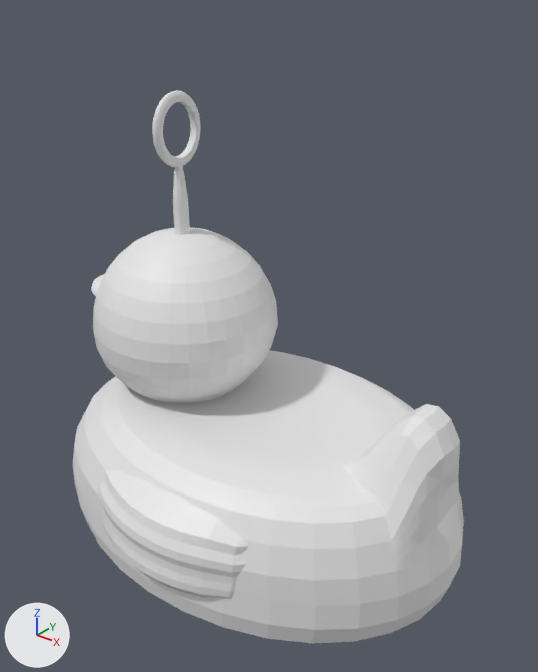
Two versions of the Blender file Assets/Models/Duck01.blend, one commit apart.
Rendered twice from a 50 mm camera at (18.7, -22.4, 21.8) aimed at (0.6, 0.2, 7.8). Arrows for +X, +Y and +Z are at lower left; the lights stay in place.

Names of what the first picture shows: 'Cylinder', 'Torus', 'Torus.001', 'beak', 'body', 'head'.
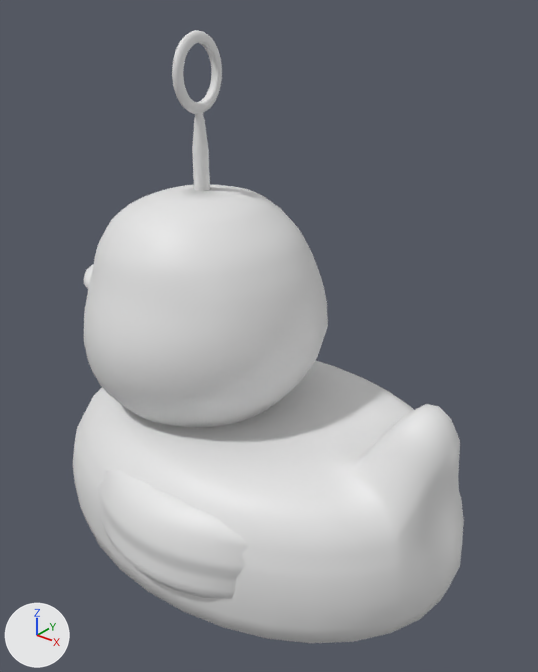
The change, as a list of edits to the scene's bpy script:
```text
Add mat_material_001:
    mat_material_001 = principled_material('Material.001')
    mat_material_001.base_color = (0.8, 0.8, 0.8)  # white #e7e7e7
Change me_sphere_001:
    used by ob_head; location = (-4.19, 0.02, 7.19); scale = (4.37, 4.2, 4.37)
    remove me_sphere_001.from_pydata(...)  # 482 vertices, 512 faces; spans x -1.01..0.99, y -1.0..1.0, z -1.0..1.0
    add me_sphere_001.from_pydata(...)  # 827 vertices, 856 faces; spans x -1.01..0.99, y -1.0..1.0, z -1.0..1.15
    me_sphere_001 part 1: 190 vertices moved from x -0.92..0.92, y -0.92..0.92, z 0.38..0.98 to x -0.96..0.96, y -0.92..0.92, z 0.35..1.06; 2 vertices removed from x -0.04..0.0, y 0.19..0.2, z 0.98; 347 vertices added at x -0.86..0.81, y -0.78..0.99, z -0.98..1.15
    me_sphere_001 part 2: 463 kept faces spanning x -1.01..0.99, y -1.0..1.0, z -1.0..1.06 are now shaded smooth
    add me_sphere_001.materials.append(mat_material_001)  # white #e7e7e7
Change ob_head:
    ob_head.location: (-4.19, 0.02, 7.19) -> (-2.78, 0.02, 7.49)
    ob_head.scale: (4.37, 4.2, 4.37) -> (5.37, 5.64, 5.37)
Change ob_beak:
    ob_beak.location: (-8.04, 0.04, 7.05) -> (-7.52, 0.04, 7.37)
    ob_beak.scale: (1.44, 1.53, 0.612) -> (1.94, 2.06, 0.822)
Change ob_cylinder:
    ob_cylinder.location: (-4.16, 0.01, 11.95) -> (-2.84, 0.01, 14.28)
Change ob_torus_001:
    ob_torus_001.location: (-4.14, 0.01, 15.97) -> (-2.82, 0.01, 18.29)
```

Location of each change, (x1, y1, x2, y2) in pixels of the pictures (538 x 672 px):
'head', reshaped, moved, rescaled (32% wider, 38% taller): before (93, 227, 278, 403); after (84, 184, 328, 428)
'Torus.001', moved: before (152, 91, 201, 167); after (172, 30, 222, 114)
'Cylinder', moved: before (173, 165, 190, 235); after (192, 112, 210, 191)
'beak', moved, rescaled: before (91, 274, 105, 296); after (84, 264, 94, 289)
part 1 of me_sphere_001, built on: before (94, 227, 277, 344); after (84, 184, 327, 358)
part 2 of me_sphere_001, shading changed: before (93, 309, 278, 403); after (84, 307, 328, 428)
